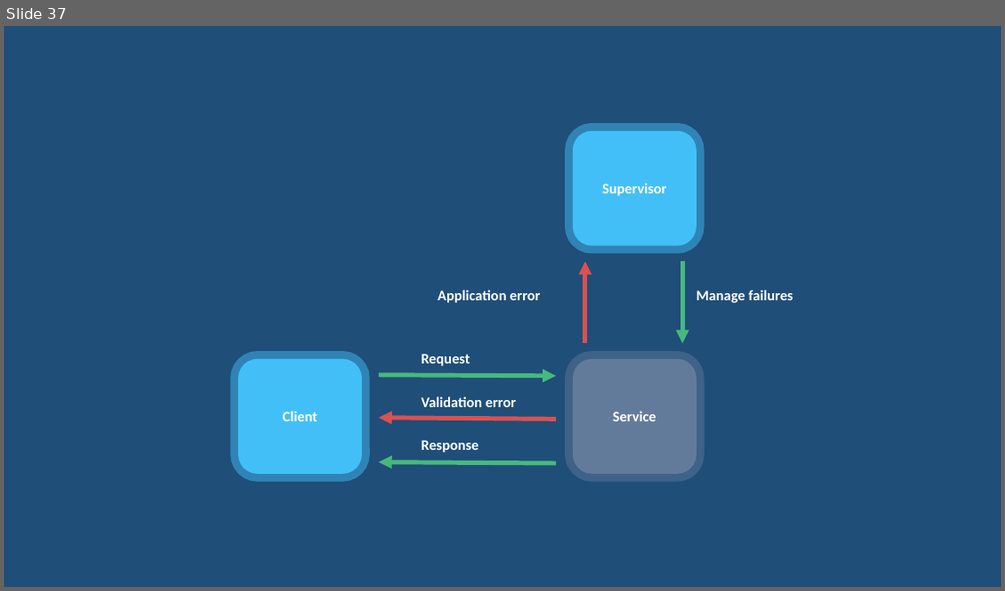
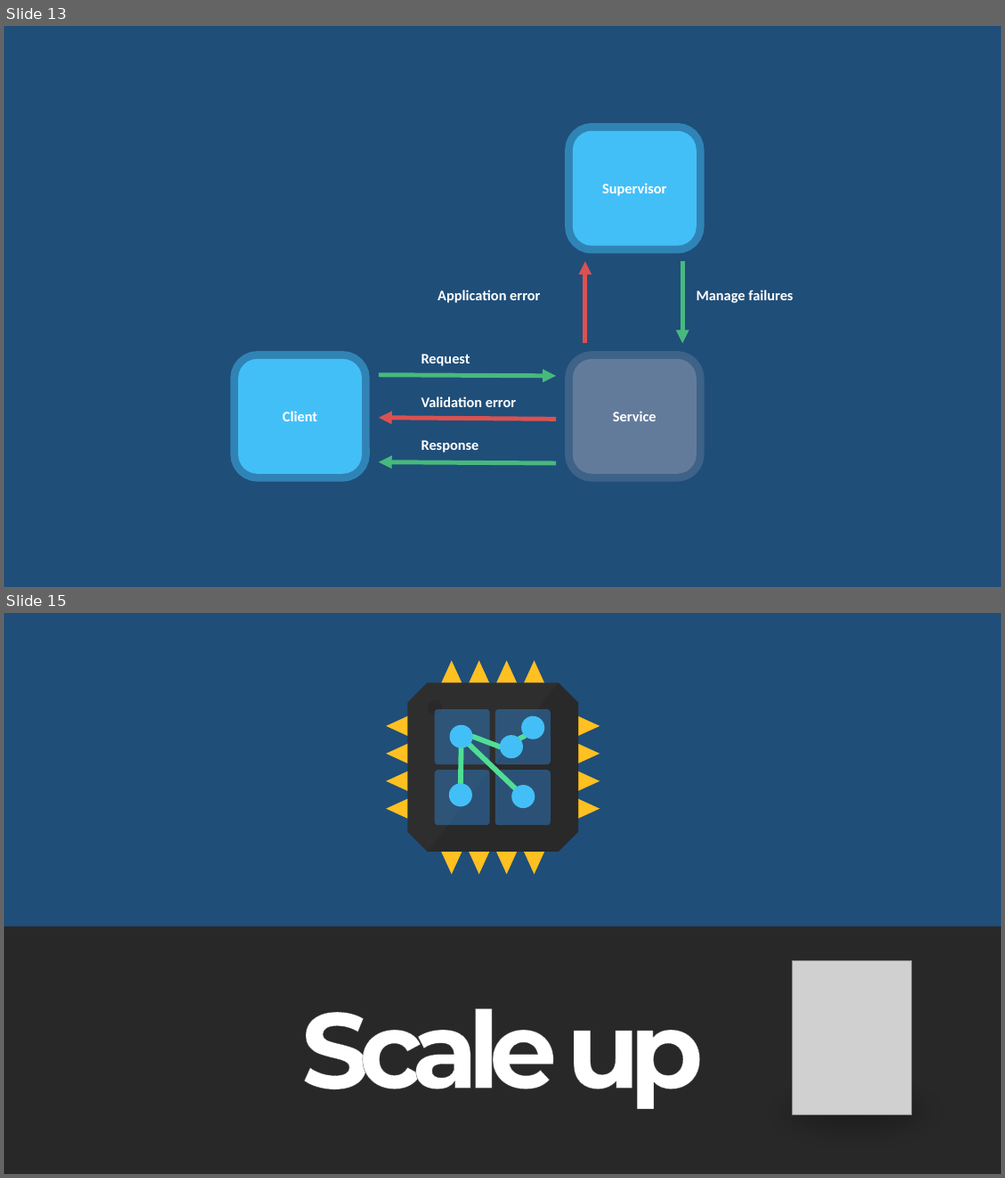
Before and after one commit to rogeralsing/Presentations, a slide deck: ProtoActor/QConSP/protoactor.pptx. Shown one above the other, each under a label of ours: slide 37 before the commit, slides 13 and 15 after it; the slides between them are not shown. The pictures are 1005x591 and 1005x1178 pixels, drawn with LibreOffice and Linux fonts; fonts in the diff are those of the drawing; grey boxes stand for pictures. Boxes give left, top, right and bottom in pixels: in the first picture for what was removed or moved away, otherwise in the second. Text is boxed around its words. In the diff, an @@ line names an element or a change of style, - is before the commit and + after.

```diff
--- a/ProtoActor/QConSP/protoactor.pptx
+++ b/ProtoActor/QConSP/protoactor.pptx
@@ slide 15 added at bbox=[4, 613, 1001, 1174], background #1F4E79 @@
@@ freeform shape added at bbox=[386, 660, 600, 874], fill #FFC021 @@
@@ octagon added at bbox=[408, 682, 578, 852], fill #2E2E2E @@
@@ freeform shape added at bbox=[428, 682, 578, 852], fill #292929 @@
@@ ellipse added at bbox=[428, 699, 442, 714], fill #292929 @@
@@ rounded rectangle added at bbox=[435, 709, 490, 765], fill #2E75B6 at 55% opacity @@
@@ rounded rectangle added at bbox=[495, 709, 550, 765], fill #2E75B6 at 55% opacity @@
@@ ellipse added at bbox=[521, 716, 544, 739], fill #43BFF7 @@
@@ ellipse added at bbox=[450, 725, 473, 748], fill #43BFF7 @@
@@ line added from (469, 745) to (515, 788), #50DE94 5 pt @@
@@ line added from (500, 747) to (473, 737), #50DE94 5 pt @@
@@ ellipse added at bbox=[500, 735, 523, 758], fill #43BFF7 @@
@@ line added from (520, 738) to (525, 736), #50DE94 5 pt @@
@@ rounded rectangle added at bbox=[435, 770, 490, 826], fill #2E75B6 at 55% opacity @@
@@ line added from (461, 748) to (461, 784), #50DE94 5 pt @@
@@ rounded rectangle added at bbox=[495, 770, 550, 826], fill #2E75B6 at 55% opacity @@
@@ ellipse added at bbox=[449, 784, 472, 807], fill #43BFF7 @@
@@ ellipse added at bbox=[512, 785, 535, 808], fill #43BFF7 @@
@@ rectangle added at bbox=[4, 926, 1001, 1174], fill #282828 @@
@@ picture added at bbox=[793, 961, 912, 1115] @@
@@ text added at bbox=[301, 1008, 704, 1109], 103 pt, text #FFFFFF, bold @@
+Scale up
@@ ellipse added at bbox=[730, 1068, 981, 1158], fill #000000 at 27% opacity @@
@@ what was slide 37 is now slide 13 @@
```
Also in this commit, not shown: 7 slides changed, 3 other slides added, 12 slides removed.
